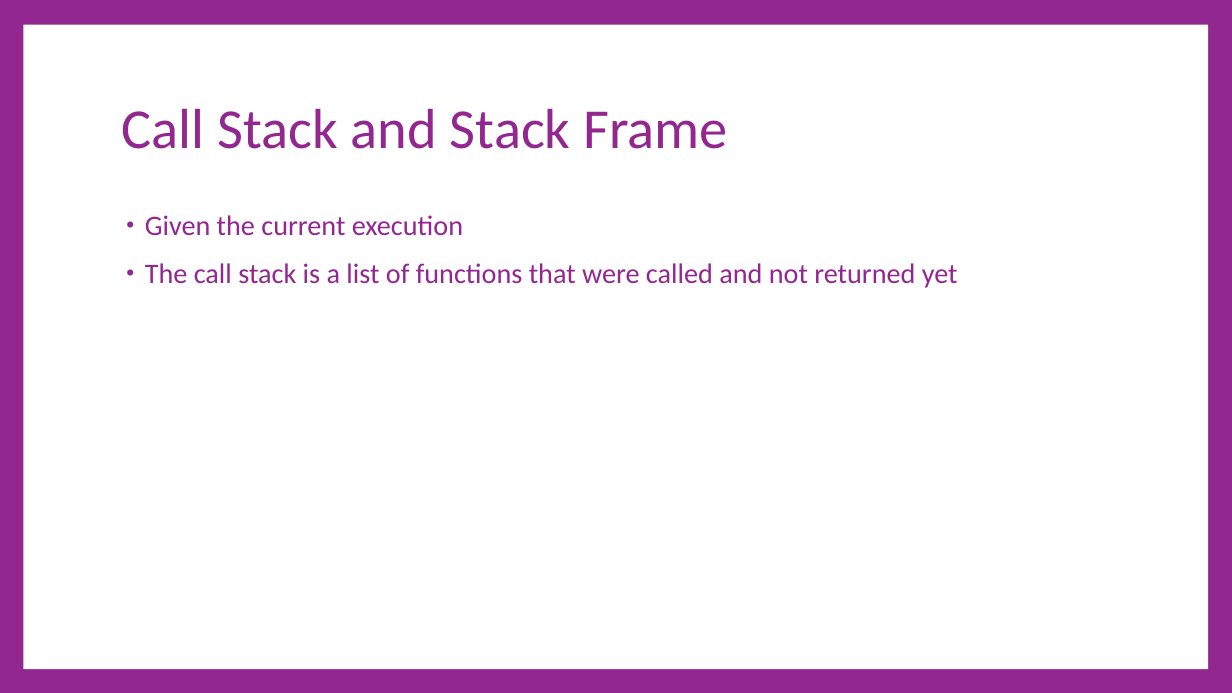
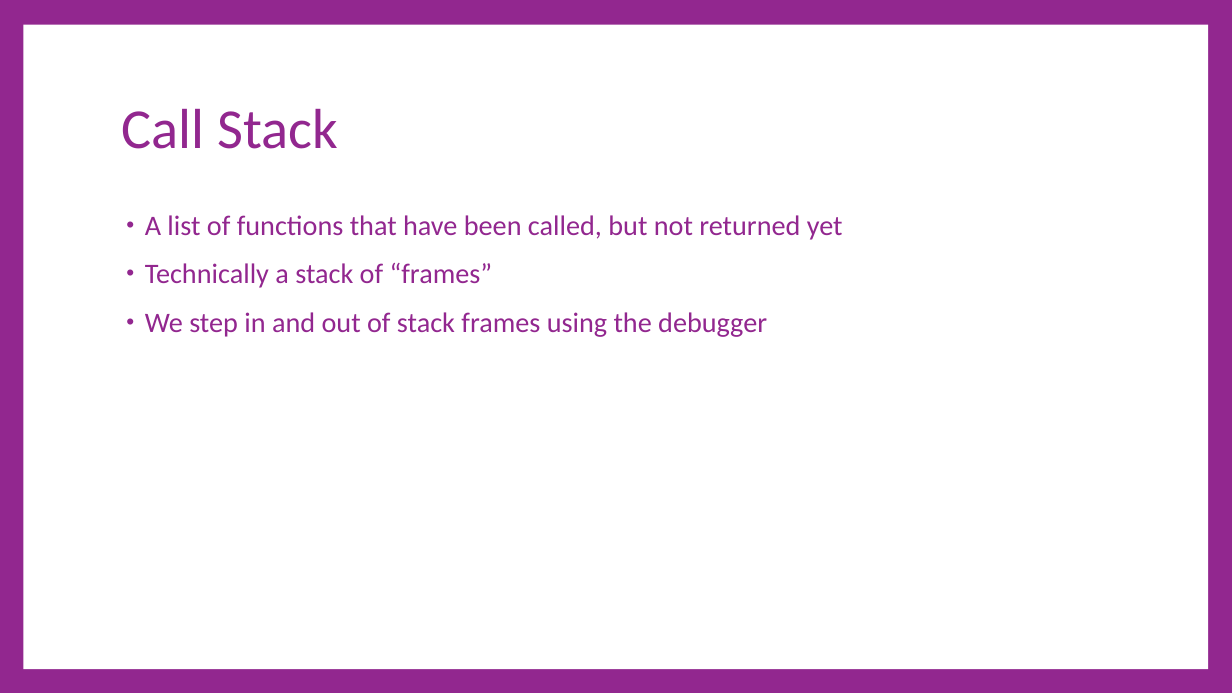
Before and after one commit to cdiggins/cs321, a slide deck: slide 18 of class-notes/cs321-winter-2023-lecture-16-interfaces.pptx (slide 29 before the commit). Drawn at 1232x693 pixels with LibreOffice and Linux fonts; fonts in the diff are those of the drawing. Boxes give left, top, right and bottom in pixels: in the first picture for what was removed or moved away, otherwise in the second. Text is boxed around its words. In the diff, an @@ line names an element or a change of style, - is before the commit and + after.

```diff
--- a/class-notes/cs321-winter-2023-lecture-16-interfaces.pptx
+++ b/class-notes/cs321-winter-2023-lecture-16-interfaces.pptx
@@ title at bbox=[122, 108, 338, 149]: text changed @@
-Call Stack and Stack Frame
+Call Stack
@@ text at bbox=[145, 215, 843, 337]: text changed @@
-• Given the current execution
-• The call stack is a list of functions that were called and not returned yet
+• A list of functions that have been called, but not returned yet
+• Technically a stack of “frames”
+• We step in and out of stack frames using the debugger
```
Also in this commit, not shown: 34 other slides changed, 6 slides added, 5 slides removed, 2 other files.
